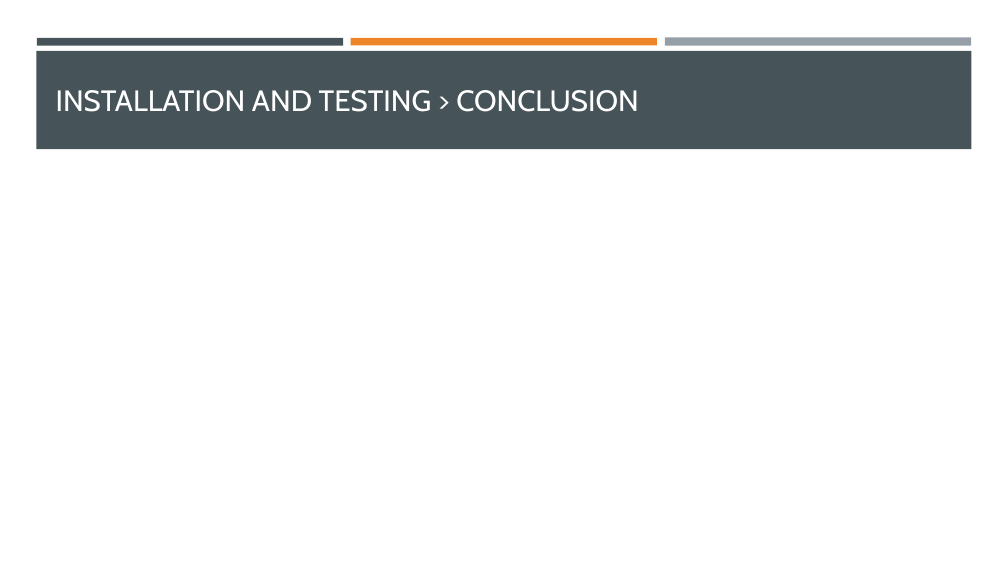
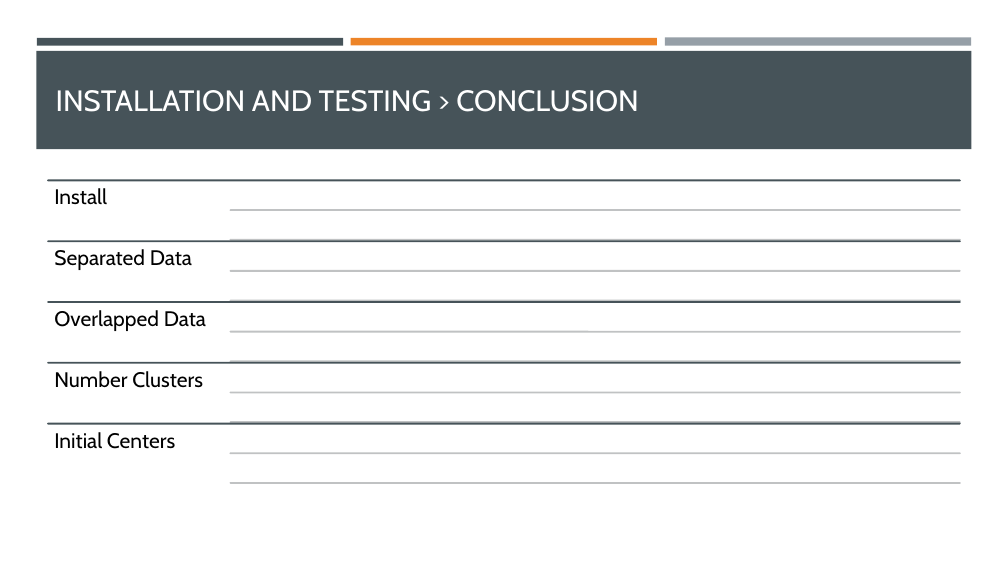
Before and after one commit to 1b0000mer/K-means-clustering, a slide deck: slide 15 of documents/Data clustering with k-means algorithm.pptx (slide 12 before the commit). Drawn at 1008x567 pixels with LibreOffice and Linux fonts; fonts in the diff are those of the drawing. Boxes give left, top, right and bottom in pixels: in the first picture for what was removed or moved away, otherwise in the second. Text is boxed around its words. In the diff, an @@ line names an element or a change of style, - is before the commit and + after.

```diff
--- a/documents/Data clustering with k-means algorithm.pptx
+++ b/documents/Data clustering with k-means algorithm.pptx
@@ group added at [48,181,960,483]: 15 lines, 5 texts @@
+Install
+Separated Data
+Overlapped Data
+Number Clusters
+Initial Centers
```
Also in this commit, not shown: 9 other slides changed, 3 slides added, 23 other files.
